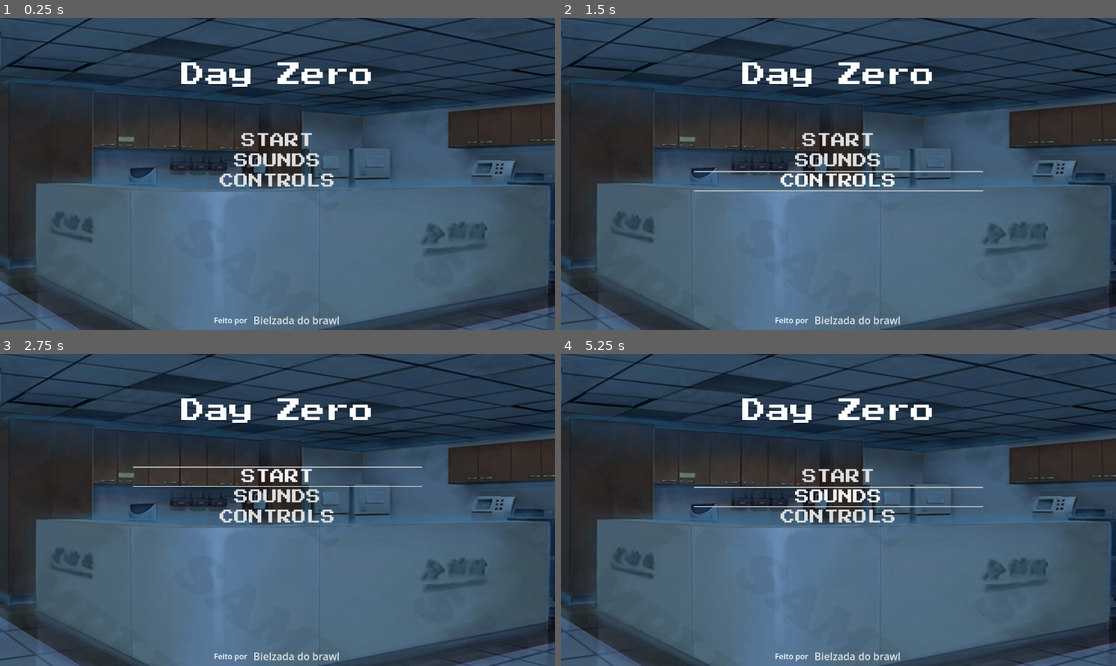
Above: before the commit, frames 1-4 (two rows, left to right).
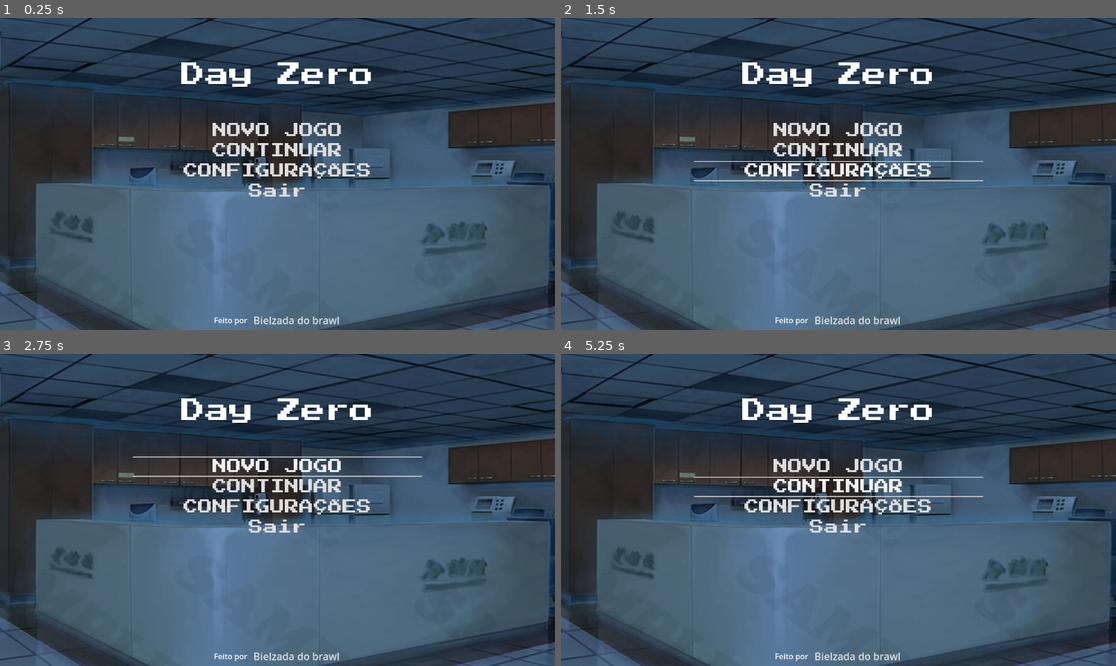
Above: after the commit, the same moments.

Repository: pmas98/Trabalho-Unifor-Jogos
Game: Godot game, scene res://control.tscn
The game is run twice, just before and just after one commit, with the same random seed, the same clock (stepped at 60 frames per second) and the same inputs. This scene is started directly instead of the project's main scene.
Inputs:
- Up to frame 1 (0.25 s): no input
- Up to frame 2 (1.5 s): click "SOUNDS" (after the commit: "CONTINUAR") at 0.5 s; click "CONTROLS" (after the commit: "CONFIGURAÇÕES") at 1.25 s
- Up to frame 3 (2.75 s): click "START" (after the commit: "NOVO JOGO") at 2 s
- Up to frame 4 (5.25 s): click "START" (after the commit: "NOVO JOGO") at 2.75 s; click "Bielzada do brawl" at 3.5 s; click "Bielzada do brawl" at 4.25 s; click "SOUNDS" (after the commit: "CONTINUAR") at 5 s

The runs differ from the first frame. In frame 1, 2.8% of the frame differs, in the area x 33-67%, y 33-58%; in frame 2, 3.4%; in frame 3, 3.5%, in the area x 23-77%, y 32-58%; in frame 4, 3.5%.

Commit message:
Menu Feito

Diff:
--- a/control.tscn
+++ b/control.tscn
@@ -3,7 +3,7 @@
 [ext_resource type="Texture2D" uid="uid://cwq5unpjcuc7x" path="res://Assets/background.png" id="1_7telq"]
 [ext_resource type="FontFile" uid="uid://dhi0h2gdkf5aj" path="res://Assets/PressStart2P-Regular.ttf" id="1_rfaqq"]
 
-[node name="Control" type="Control"]
+[node name="Menu" type="Control"]
 layout_mode = 3
 anchors_preset = 15
 anchor_right = 1.0
@@ -87,19 +87,26 @@
 layout_mode = 2
 theme_override_fonts/font = ExtResource("1_rfaqq")
 theme_override_font_sizes/font_size = 30
-text = "START"
+text = "NOVO JOGO"
 flat = true
 
 [node name="Button2" type="Button" parent="MainContainer/HBoxContainer/VBoxContainer" groups=["buttongroup"]]
 layout_mode = 2
 theme_override_fonts/font = ExtResource("1_rfaqq")
 theme_override_font_sizes/font_size = 30
-text = "SOUNDS"
+text = "CONTINUAR"
 flat = true
 
 [node name="Button3" type="Button" parent="MainContainer/HBoxContainer/VBoxContainer" groups=["buttongroup"]]
 layout_mode = 2
 theme_override_fonts/font = ExtResource("1_rfaqq")
 theme_override_font_sizes/font_size = 30
-text = "CONTROLS"
+text = "CONFIGURAÇÕES"
 flat = true
+
+[node name="Button4" type="Button" parent="MainContainer/HBoxContainer/VBoxContainer" groups=["buttongroup"]]
+layout_mode = 2
+theme_override_fonts/font = ExtResource("1_rfaqq")
+theme_override_font_sizes/font_size = 30
+text = "Sair"
+flat = true
